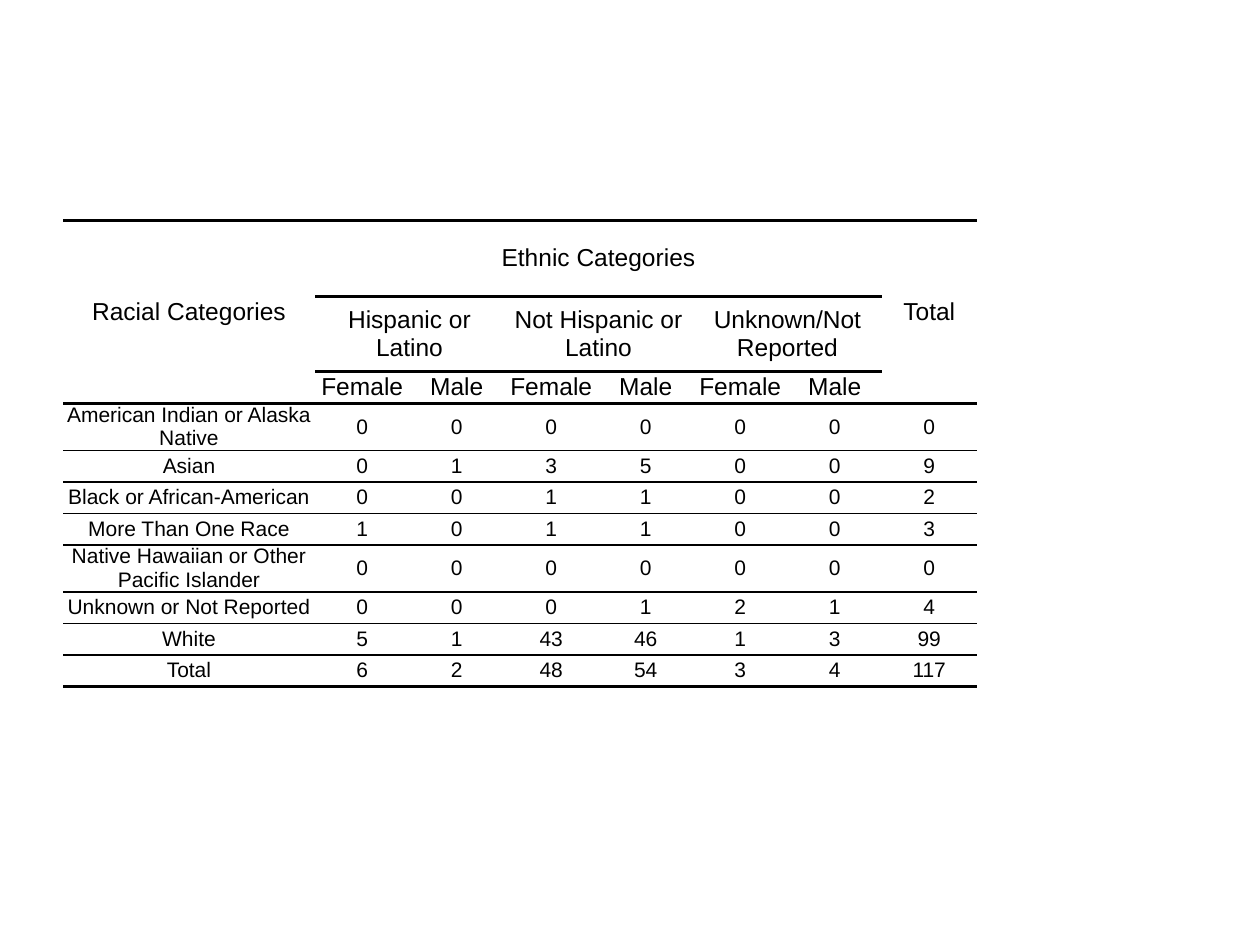
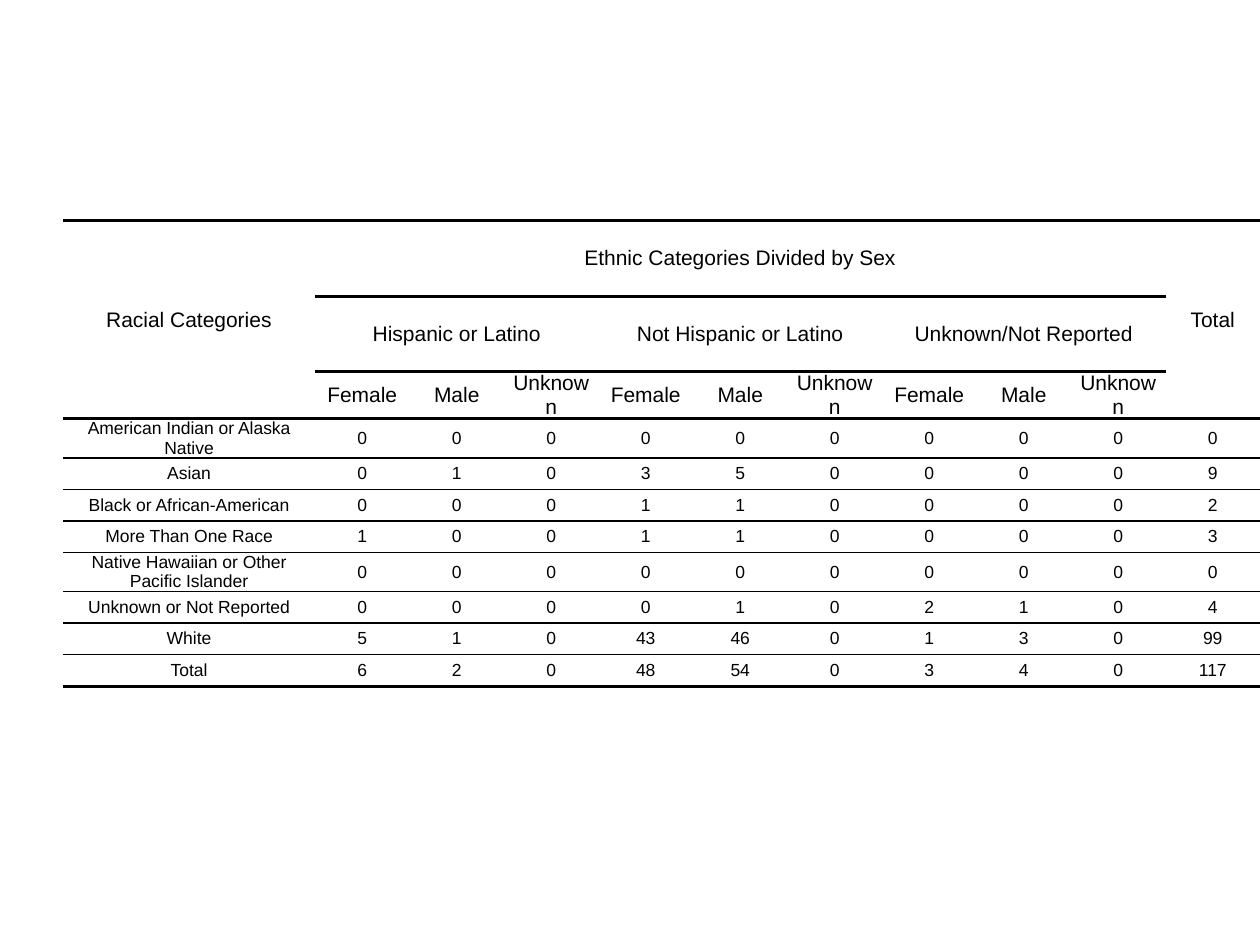
Before and after one commit to higgi13425/nih_enrollment_table, a slide deck: slide 1 of ppt_slide.pptx. Drawn at 1260x945 pixels with LibreOffice and Linux fonts; fonts in the diff are those of the drawing. Boxes give left, top, right and bottom in pixels: in the first picture for what was removed or moved away, otherwise in the second. Text is boxed around its words. In the diff, an @@ line names an element or a change of style, - is before the commit and + after.

```diff
--- a/ppt_slide.pptx
+++ b/ppt_slide.pptx
@@ table at [63,220,1260,844] @@
-column 2, row 1: Ethnic Categories
+column 2, row 1: Ethnic Categories Divided by Sex
+column 4:  |  | Unknown | 0 | 0 | 0 | 0 | 0 | 0 | 0 | 0
+column 7:  |  | Unknown | 0 | 0 | 0 | 0 | 0 | 0 | 0 | 0
+column 10:  |  | Unknown | 0 | 0 | 0 | 0 | 0 | 0 | 0 | 0
@@ table: place and size @@
-table at [63,220,976,844]
+table at [63,220,1260,844]
```
Also in this commit, not shown: 13 other files.
